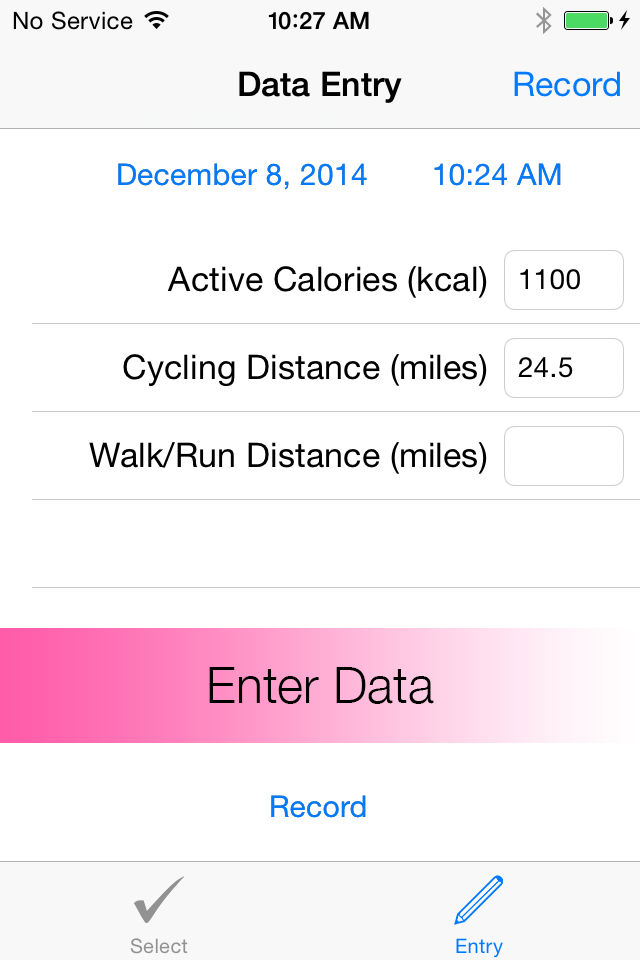
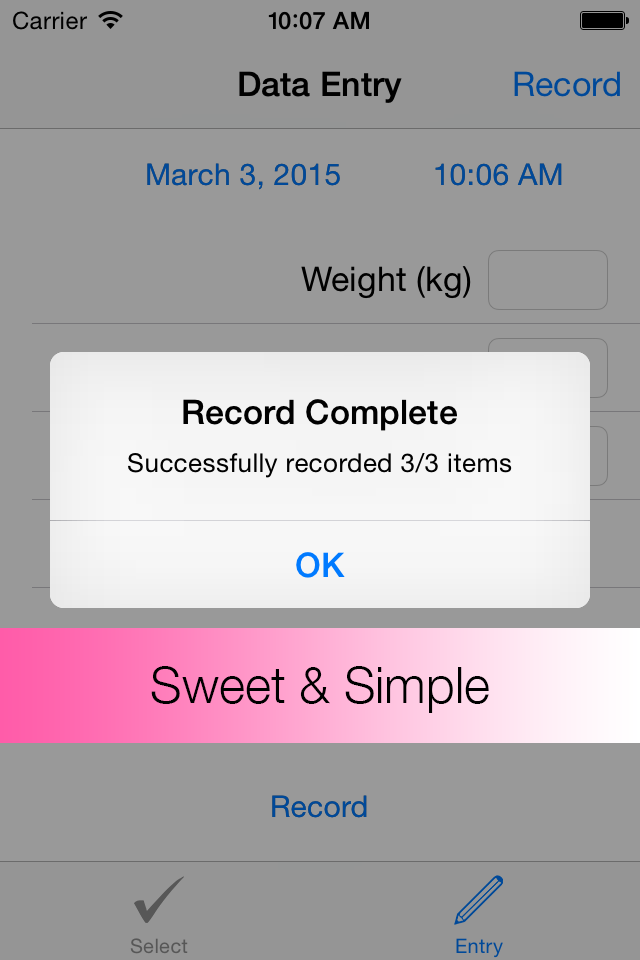
Two versions of the same layered image (640 × 960). Layer-by-layer changes:
renamed "Enter Data" to "Sweet & Simple", painted on it over [left=151, top=666, right=489, bottom=713]
painted on "Rectangle 1" over [left=151, top=666, right=489, bottom=713]
hid "2", moved it above "3", painted on it over [left=0, top=0, right=640, bottom=960]
showed "5", painted on it over [left=0, top=0, right=640, bottom=960]
